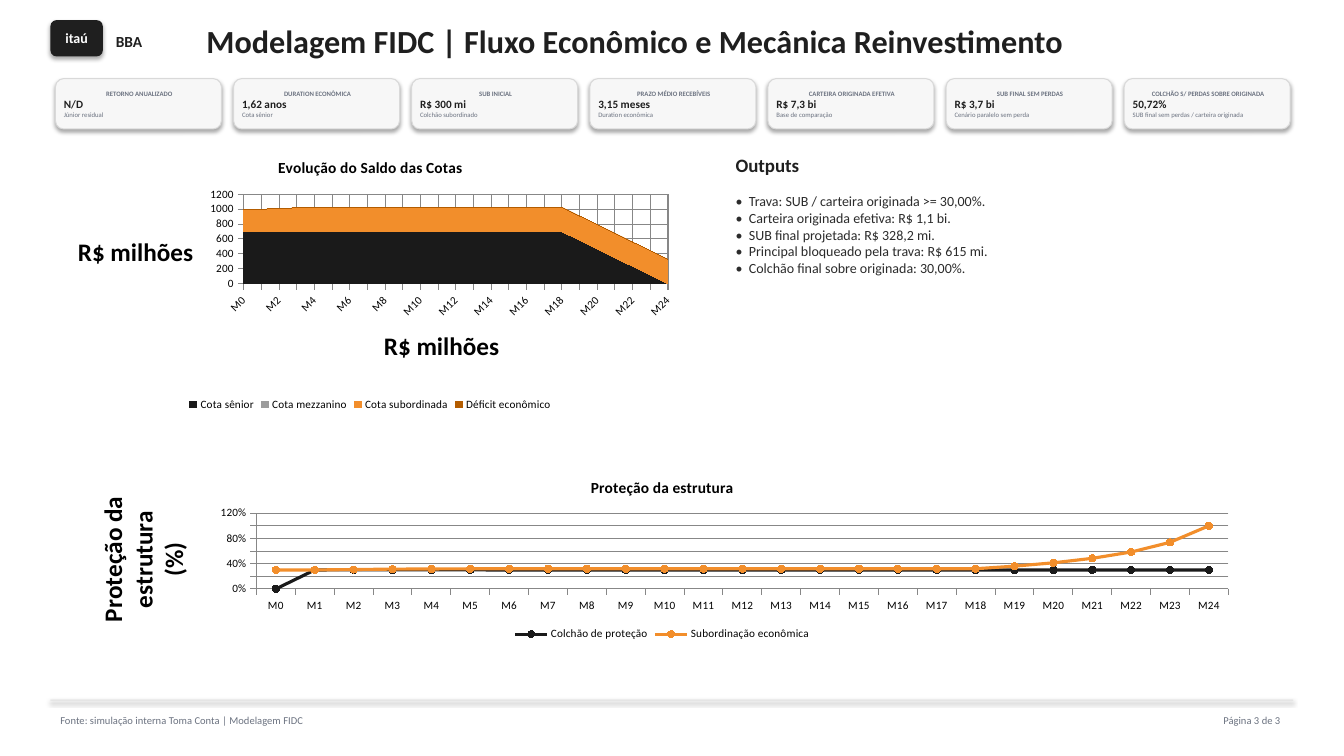
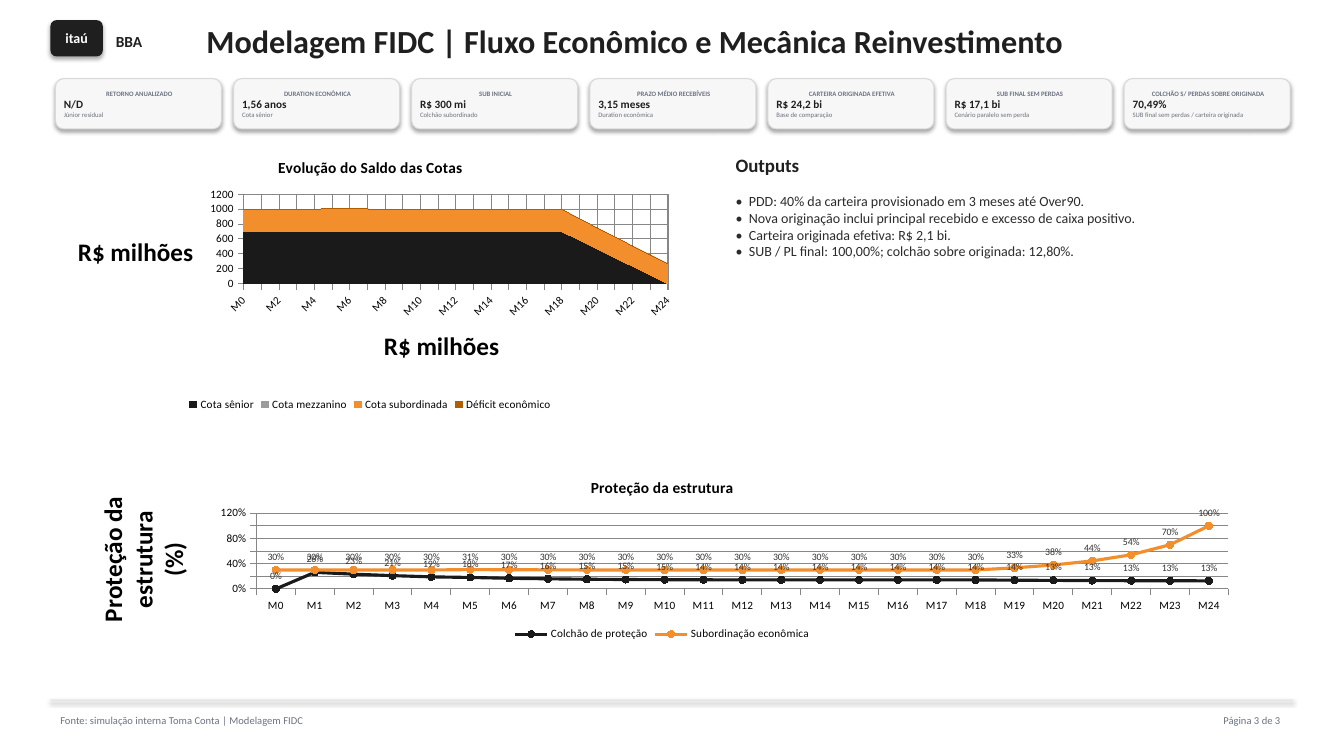
Before and after one commit to abalroar/fidc, a slide deck: slide 3 of outputs/modelo_fidc_mc3_comite_trava_30.pptx. Drawn at 1344x756 pixels with LibreOffice and Linux fonts; fonts in the diff are those of the drawing. Boxes give left, top, right and bottom in pixels: in the first picture for what was removed or moved away, otherwise in the second. Text is boxed around its words. In the diff, an @@ line names an element or a change of style, - is before the commit and + after.

Commit message:
Fix MC3 FIDC cash reinvestment and native PPT charts

```diff
--- a/outputs/modelo_fidc_mc3_comite_trava_30.pptx
+++ b/outputs/modelo_fidc_mc3_comite_trava_30.pptx
@@ text in rounded rectangle at bbox=[242, 100, 286, 110]: text changed @@
-1,62 anos
+1,56 anos
@@ text in rounded rectangle at bbox=[776, 100, 822, 110]: text changed @@
-R$ 7,3 bi
+R$ 24,2 bi
@@ text in rounded rectangle at bbox=[955, 100, 1001, 110]: text changed @@
-R$ 3,7 bi
+R$ 17,1 bi
@@ text in rounded rectangle at bbox=[1133, 100, 1167, 110]: text changed @@
-50,72%
+70,49%
@@ area stacked chart at bbox=[55, 143, 686, 415] @@
-Cota subordinada: 300, 300, 310, 320, 320, 330, 330, 330, 330, 330, 330, 330, 330, 330, 330, 330, 330, 330, 330, 330, 330, 330, 330, 330, 330
+Cota subordinada: 300, 300, 300, 300, 300, 310, 300, 300, 300, 300, 300, 300, 300, 300, 300, 300, 300, 300, 300, 290, 280, 280, 270, 270, 270
@@ text at bbox=[749, 196, 1135, 259]: text changed @@
-• Trava: SUB / carteira originada >= 30,00%.
-• Carteira originada efetiva: R$ 1,1 bi.
-• SUB final projetada: R$ 328,2 mi.
-• Principal bloqueado pela trava: R$ 615 mi.
-• Colchão final sobre originada: 30,00%.
+• PDD: 40% da carteira provisionado em 3 meses até Over90.
+• Nova originação inclui principal recebido e excesso de caixa positivo.
+• Carteira originada efetiva: R$ 2,1 bi.
+• SUB / PL final: 100,00%; colchão sobre originada: 12,80%.
@@ line chart at bbox=[73, 466, 1252, 645] @@
-Colchão de proteção: 0, 30, 30, 30, 30, 30, 30, 30, 30, 30, 30, 30, 30, 30, 30, 30, 30, 30, 30, 30, 30, 30, 30, 30, 30
+Colchão de proteção: 0, 26, 23, 21, 19, 18, 17, 16, 15, 15, 15, 14, 14, 14, 14, 14, 14, 14, 14, 14, 13, 13, 13, 13, 13
@@ data labels of Colchão de proteção added @@
-Subordinação econômica: 30, 30, 31, 31, 32, 32, 32, 32, 32, 32, 32, 32, 32, 32, 32, 32, 32, 32, 32, 36, 41, 48, 58, 74, 100
+Subordinação econômica: 30, 30, 30, 30, 30, 31, 30, 30, 30, 30, 30, 30, 30, 30, 30, 30, 30, 30, 30, 33, 38, 44, 54, 70, 100
@@ data labels of Subordinação econômica added @@
@@ value axis changed @@
```
Also in this commit, not shown: 2 other slides changed, 4 other files.
